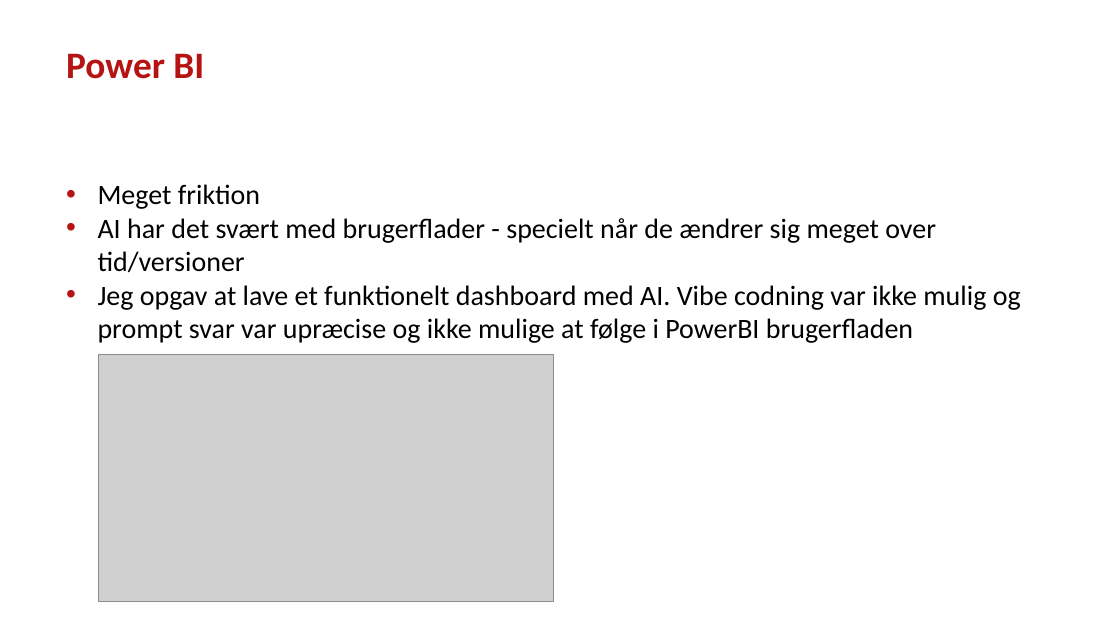
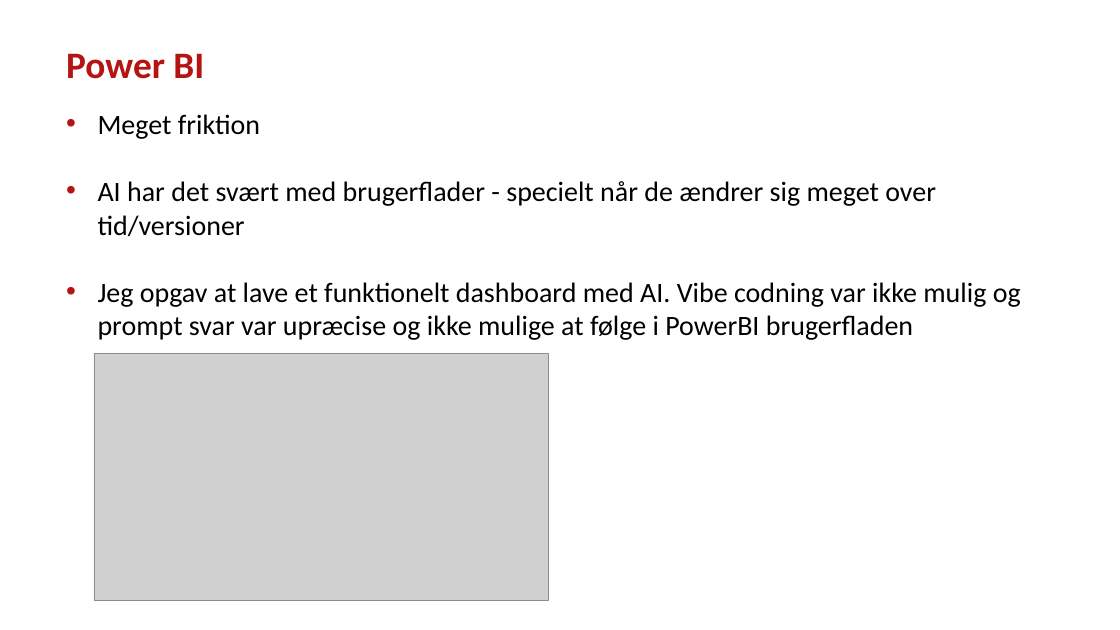
Before and after one commit to steenhulthin/vibe-coding-kortdage-2025, a slide deck: slide 17 of Vibe coding og AI-assisteret udvikling af geodata-dashboards - Steen Hulthin Rasmussen - SSI - 14.11.2025.pptx (slide 16 before the commit). Drawn at 1120x630 pixels with LibreOffice and Linux fonts; fonts in the diff are those of the drawing; grey boxes stand for pictures; background and template pictures are left out. Boxes give left, top, right and bottom in pixels: in the first picture for what was removed or moved away, otherwise in the second. Text is boxed around its words. In the diff, an @@ line names an element or a change of style, - is before the commit and + after.

```diff
--- a/Vibe coding og AI-assisteret udvikling af geodata-dashboards - Steen Hulthin Rasmussen - SSI - 14.11.2025.pptx
+++ b/Vibe coding og AI-assisteret udvikling af geodata-dashboards - Steen Hulthin Rasmussen - SSI - 14.11.2025.pptx
@@ text "Meget friktion" rewrapped from [98, 184, 1021, 343] to [98, 114, 1021, 340] @@
@@ picture: place and size @@
-picture at [99, 355, 554, 602]
+picture at [94, 354, 549, 601]
```
Also in this commit, not shown: 10 other slides changed, 1 slide added.
